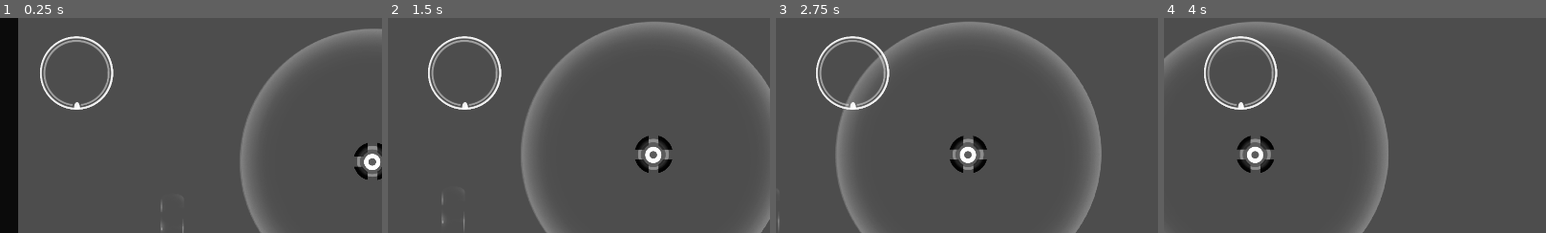
Above: before the commit, frames 1-4 (left to right).
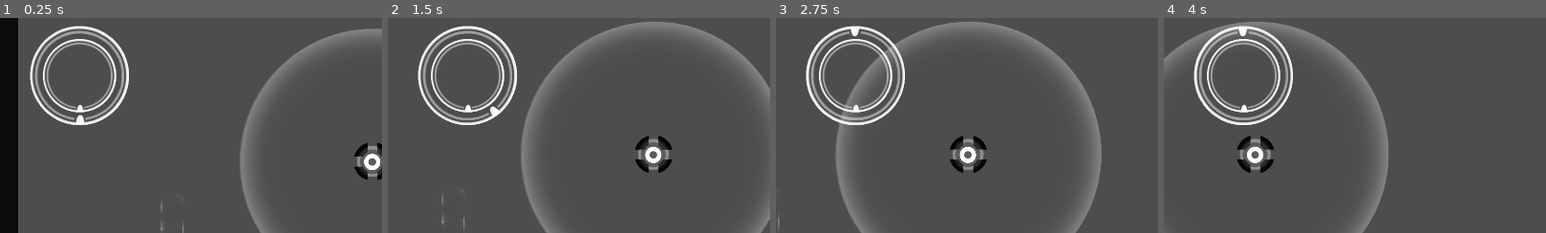
Above: after the commit, the same moments.

Repository: Lukko-Digital/upwell
Game: Godot game, scene res://src/levels/sandbox.tscn
Same seed, same stepped clock (60 frames per second), same inputs: the game is played once before the commit and once after it.
Inputs (mouse positions are % of the whole screen's width and height, from its top left):
- Up to frame 1 (0.25 s): no input
- Up to frame 2 (1.5 s): move the mouse to (72, 45) at 0.52 s; hold Shift (orbit) 0.53-1.28 s; hold D (right) from 0.53 s (still down); click (72, 45) at 0.67 s; tap Space (jump) at 0.77 s; move the mouse to (30, 55) at 1.27 s; tap E (interact) at 1.35 s
- Up to frame 3 (2.75 s): tap Space (jump) at 1.52 s; tap Shift (orbit) at 1.55 s; move the mouse to (60, 28) at 2.02 s; release D (right) at 2.03 s; hold A (left) from 2.03 s (still down); hold Shift (orbit) from 2.03 s (still down)
- Up to frame 4 (4 s): move the mouse to (45, 70) at 2.77 s; release A (left) at 2.78 s; release Shift (orbit) at 2.78 s; hold D (right) from 2.78 s (still down); click (45, 70) at 2.85 s; tap Space (jump) at 3.02, 3.77 s; tap Shift (orbit) at 3.05 s; move the mouse to (80, 65) at 3.52 s; hold Shift (orbit) from 3.53 s (still down)
The pictures show only the part of the screen within x 0-50%, y 5-55%; the shares and areas given below are measured in that part.

The runs differ from the first frame. In frame 1, 3.9% of the frame differs, in the area x 7-34%, y 3-50%; in frame 2, 3.9%; in frame 3, 3.9%; in frame 4, 3.9%.

Commit message:
clicker spinny ui

Diff:
--- a/src/player/clicker_ui.gd
+++ b/src/player/clicker_ui.gd
@@ -3,8 +3,24 @@
 
 @export var player: Player
 @export var clickers_sprite: AnimatedSprite2D
+@export var orbit_knob: Sprite2D
+@export var pickup_knob: Sprite2D
 
-func _process(_delta: float) -> void:
+@onready var animation_player: AnimationPlayer = $Reactor/AnimationPlayer
+
+func _ready() -> void:
+	player.clicker_count_changed.connect(_player_clicker_count_changed)
+	update_clicker_inventory()
+
+func _input(event: InputEvent) -> void:
+	if event.is_action_pressed("orbit"):
+		var tween = create_tween()
+		tween.tween_property(orbit_knob, "rotation_degrees", -180, 0.25)
+	if event.is_action_released("orbit"):
+		var tween = create_tween()
+		tween.tween_property(orbit_knob, "rotation_degrees", 0, 0.25)
+
+func update_clicker_inventory():
 	match player.clicker_inventory.size():
 		0:
 			clickers_sprite.hide()
@@ -15,3 +31,7 @@
 			clickers_sprite.play("2")
 		3:
 			clickers_sprite.play("3")
+
+func _player_clicker_count_changed():
+	update_clicker_inventory()
+	animation_player.play("360")
--- a/src/player/clicker_ui.tscn
+++ b/src/player/clicker_ui.tscn
@@ -33,19 +33,55 @@
 "speed": 5.0
 }]
 
-[node name="ClickerUi" type="CanvasLayer" node_paths=PackedStringArray("clickers_sprite")]
+[sub_resource type="Animation" id="Animation_hmq3k"]
+resource_name = "360"
+length = 0.5
+tracks/0/type = "value"
+tracks/0/imported = false
+tracks/0/enabled = true
+tracks/0/path = NodePath("Reactor/PickupKnob:rotation")
+tracks/0/interp = 1
+tracks/0/loop_wrap = true
+tracks/0/keys = {
+"times": PackedFloat32Array(0, 0.5),
+"transitions": PackedFloat32Array(1, 1),
+"update": 0,
+"values": [0.0, -6.28319]
+}
+
+[sub_resource type="AnimationLibrary" id="AnimationLibrary_1ofva"]
+_data = {
+"360": SubResource("Animation_hmq3k")
+}
+
+[node name="ClickerUi" type="CanvasLayer" node_paths=PackedStringArray("clickers_sprite", "orbit_knob", "pickup_knob")]
 script = ExtResource("1_bax8t")
-clickers_sprite = NodePath("TextureRect/ClickersSprite")
+clickers_sprite = NodePath("Reactor/ClickerSprite")
+orbit_knob = NodePath("Reactor/OrbitKnob")
+pickup_knob = NodePath("Reactor/PickupKnob")
 
-[node name="TextureRect" type="TextureRect" parent="."]
-offset_left = 100.0
-offset_top = 101.0
-offset_right = 716.0
-offset_bottom = 717.0
+[node name="Reactor" type="Control" parent="."]
+layout_mode = 3
+anchors_preset = 0
+offset_left = 200.0
+offset_top = 200.0
+offset_right = 200.0
+offset_bottom = 200.0
 scale = Vector2(0.3, 0.3)
+
+[node name="OrbitKnob" type="Sprite2D" parent="Reactor"]
+scale = Vector2(1.35, 1.35)
 texture = ExtResource("2_bwvy2")
 
-[node name="ClickersSprite" type="AnimatedSprite2D" parent="TextureRect"]
-position = Vector2(320, 294)
+[node name="PickupKnob" type="Sprite2D" parent="Reactor"]
+texture = ExtResource("2_bwvy2")
+
+[node name="ClickerSprite" type="AnimatedSprite2D" parent="Reactor"]
 sprite_frames = SubResource("SpriteFrames_uprhc")
 animation = &"2"
+
+[node name="AnimationPlayer" type="AnimationPlayer" parent="Reactor"]
+root_node = NodePath("../..")
+libraries = {
+"": SubResource("AnimationLibrary_1ofva")
+}
--- a/src/player/player.gd
+++ b/src/player/player.gd
@@ -36,6 +36,9 @@
 @export var throw_arc_line: Line2D
 
 @onready var clicker_scene: PackedScene = preload ("res://src/clicker/clicker.tscn")
+
+## Emitted when player gains or loses a clicker
+signal clicker_count_changed
 
 var world_gravity = ProjectSettings.get_setting("physics/2d/default_gravity")
 
@@ -278,12 +281,14 @@
 func add_clicker(clicker: ClickerBody):
 	var clicker_info = ClickerInfo.new(clicker.home_holder)
 	clicker_inventory.append(clicker_info)
+	clicker_count_changed.emit()
 	clicker.queue_free()
 
 func spawn_clicker(initial_velocity: Vector2=Vector2.ZERO) -> ClickerBody:
 	if not has_clicker():
 		return
 	var clicker_info: ClickerInfo = clicker_inventory.pop_front()
+	clicker_count_changed.emit()
 	var instance = clicker_scene.instantiate()
 	instance.home_holder = clicker_info.home_holder
 	instance.global_position = global_position
Not shown: 1 places in src/player/clicker_ui.tscn that only renumber resources
